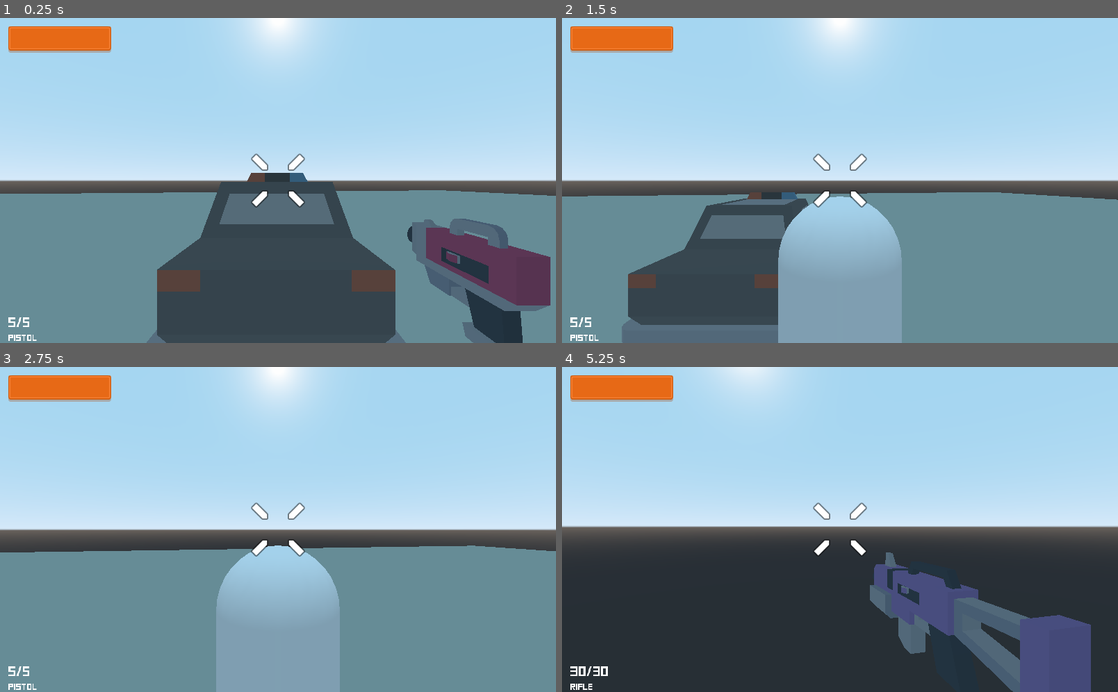
Above: before the commit, frames 1-4 (two rows, left to right).
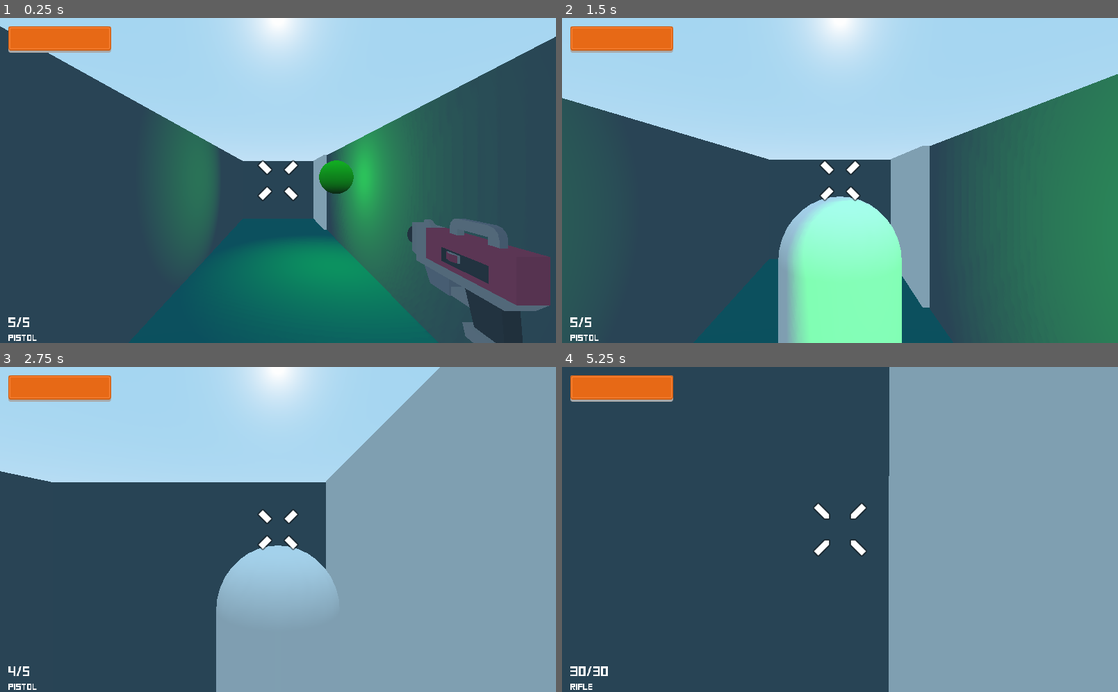
Above: after the commit, the same moments.

Repository: realyurimednikov/fps-sandbox
Game: Godot game, scene res://Levels/DemoLevel.tscn
Two runs of this game, one before a commit and one after it. Both use one fixed random seed, a clock stepped at 60 frames per second and the inputs below. Before the commit the project starts from res://Levels/DemoVehicleLevel.tscn.
Inputs (mouse positions are in pixels of both pictures, inside the frame that each line leads up to):
- Up to frame 1 (0.25 s): no input
- Up to frame 2 (1.5 s): tap Enter at 0.5 s; move the mouse to (867, 180) at 0.52 s; hold W (move_forward) from 0.53 s (still down); tap C (camera_switch) at 0.6 s; tap Space (jump) at 0.77 s; move the mouse to (812, 180) at 1.27 s; tap E (interact) at 1.35 s
- Up to frame 3 (2.75 s): keep holding W (move_forward); tap Space (jump) at 1.52 s; move the mouse to (289, 523) at 2.02 s; click (289, 523) at 2.1 s
- Up to frame 4 (5.25 s): keep holding W (move_forward); tap Space (jump) at 2.75, 3.02, 3.77, 4.52 s; move the mouse to (834, 536) at 2.77 s; tap 1 (weapon_pistol) at 2.85 s; move the mouse to (878, 532) at 3.52 s; tap 2 (weapon_rifle) at 3.6 s; move the mouse to (795, 526) at 4.27 s; tap C (camera_switch) at 4.35 s; move the mouse to (845, 529) at 5.02 s; tap E (interact) at 5.1 s

The runs differ from the first frame. In frame 1, 65% of the frame differs, in the area x 0-100%, y 2-100%; in frame 2, 58%; in frame 3, 66%; in frame 4, 97%, in the area x 0-100%, y 0-100%.

Commit message:
Added kill notification

Diff:
--- a/Objects/Enemy.gd
+++ b/Objects/Enemy.gd
@@ -38,6 +38,7 @@
 		health -= x
 		update_health_bar()
 	else:
+		get_tree().call_group('UI', 'show_kill_notification')
 		queue_free()
 
 
--- /dev/null
+++ b/UI/KillNotification.gd
@@ -0,0 +1,18 @@
+extends HBoxContainer
+
+
+onready var timer = $NotificationVisibleTimer
+
+
+func _ready():
+	add_to_group('UI')
+
+
+func show_kill_notification():
+	visible = true
+	if timer.is_stopped():
+		timer.start()
+
+func _on_NotificationVisibleTimer_timeout():
+	visible = false
+	timer.stop()
--- a/UI/UI.tscn
+++ b/UI/UI.tscn
@@ -7,6 +7,8 @@
 [ext_resource path="res://GameAssets/Fonts/Squarefont.ttf" type="DynamicFontData" id=5]
 [ext_resource path="res://GameAssets/UI/Crosshair_default.png" type="Texture" id=6]
 [ext_resource path="res://GameAssets/UI/Crosshair_vehicle.png" type="Texture" id=7]
+[ext_resource path="res://GameAssets/UI/Skull.png" type="Texture" id=8]
+[ext_resource path="res://UI/KillNotification.gd" type="Script" id=9]
 
 [sub_resource type="DynamicFont" id=1]
 font_data = ExtResource( 5 )
@@ -16,6 +18,9 @@
 font_data = ExtResource( 5 )
 
 [sub_resource type="DynamicFont" id=3]
+font_data = ExtResource( 5 )
+
+[sub_resource type="DynamicFont" id=4]
 font_data = ExtResource( 5 )
 
 [node name="UI" type="Control" groups=[
@@ -119,3 +124,34 @@
 margin_right = 72.0
 margin_bottom = 72.0
 texture = ExtResource( 7 )
+
+[node name="KillNotification" type="HBoxContainer" parent="."]
+visible = false
+anchor_left = 0.5
+anchor_right = 0.5
+margin_left = -82.0
+margin_top = 15.0
+margin_right = 82.0
+margin_bottom = 54.0
+script = ExtResource( 9 )
+__meta__ = {
+"_edit_use_anchors_": false
+}
+
+[node name="TextureRect" type="TextureRect" parent="KillNotification"]
+margin_right = 54.0
+margin_bottom = 54.0
+texture = ExtResource( 8 )
+
+[node name="Label" type="Label" parent="KillNotification"]
+margin_left = 58.0
+margin_top = 18.0
+margin_right = 164.0
+margin_bottom = 36.0
+custom_fonts/font = SubResource( 4 )
+text = "Enemy killed!"
+
+[node name="NotificationVisibleTimer" type="Timer" parent="KillNotification"]
+wait_time = 2.0
+one_shot = true
+[connection signal="timeout" from="KillNotification/NotificationVisibleTimer" to="KillNotification" method="_on_NotificationVisibleTimer_timeout"]
--- a/project.godot
+++ b/project.godot
@@ -99,7 +99,7 @@
 [application]
 
 config/name="FPS_Tutorial"
-run/main_scene="res://Levels/DemoVehicleLevel.tscn"
+run/main_scene="res://Levels/DemoLevel.tscn"
 config/icon="res://icon.png"
 
 [display]
Binary file added: GameAssets/UI/Skull.png
Not shown: 1 places in UI/UI.tscn that only renumber resources
Not shown, changed: README.md
